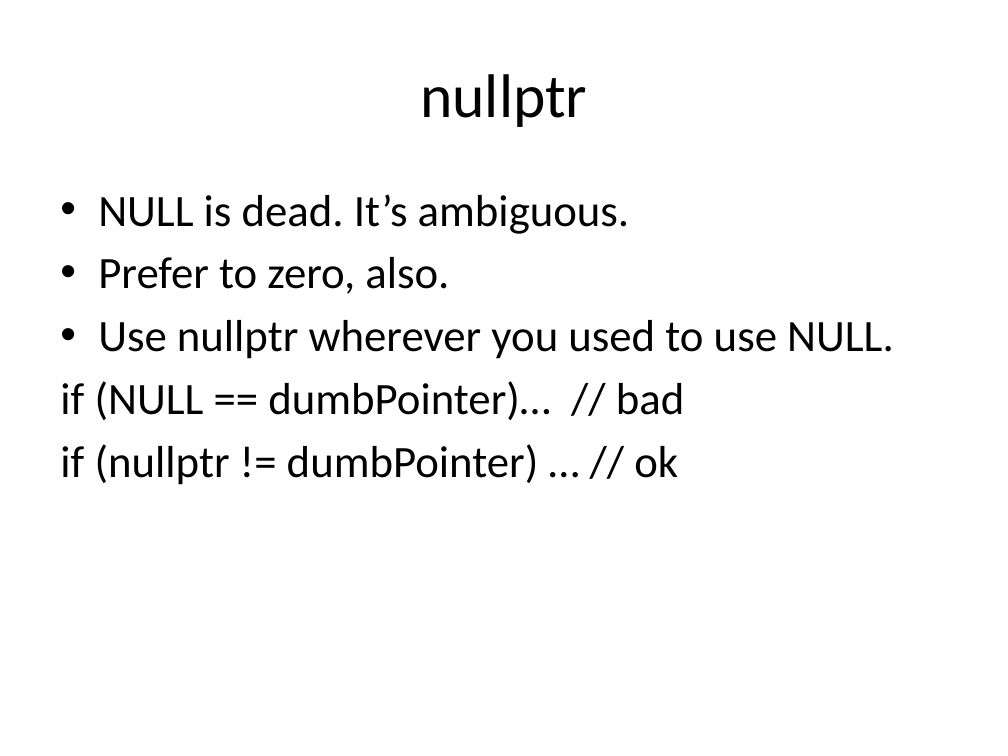
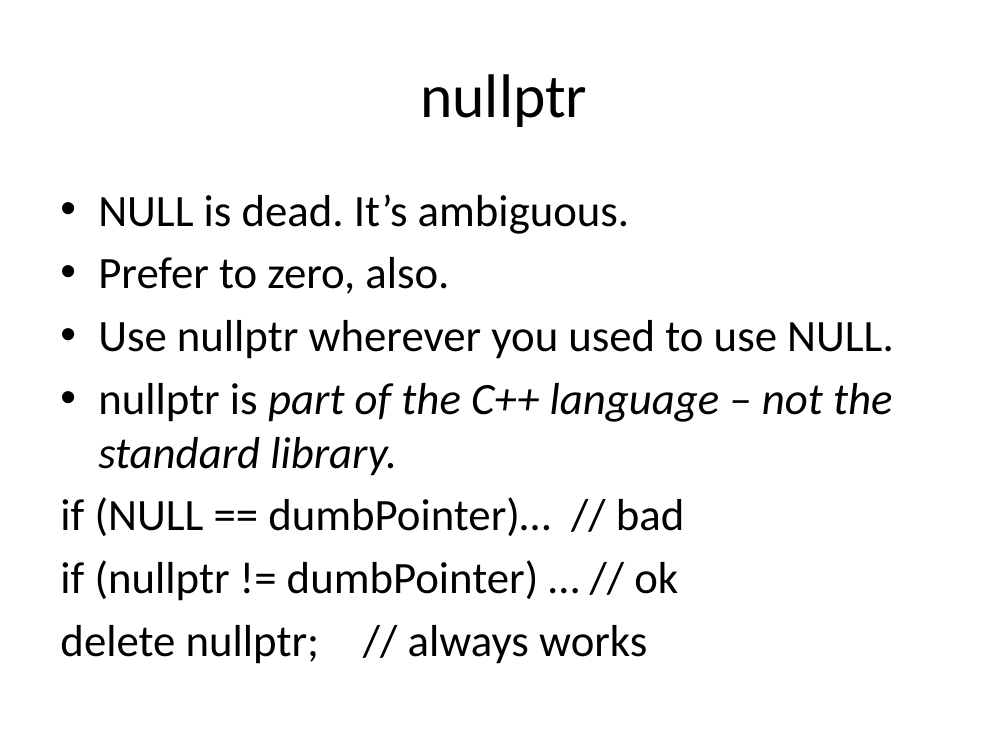
Before and after one commit to fellmad/FunWithCpp11, a slide deck: slide 36 of doc/Fun_with_C++11.pptx. Drawn at 1008x756 pixels with LibreOffice and Linux fonts; fonts in the diff are those of the drawing. Boxes give left, top, right and bottom in pixels: in the first picture for what was removed or moved away, otherwise in the second. Text is boxed around its words. In the diff, an @@ line names an element or a change of style, - is before the commit and + after.

Commit message:
nullptr

```diff
--- a/doc/Fun_with_C++11.pptx
+++ b/doc/Fun_with_C++11.pptx
@@ text at (98,383,892,476): paragraph added @@
+• nullptr is part of the C++ language – not the standard library.
@@ text at (60,625,647,664): paragraph added @@
+delete nullptr; // always works
```
